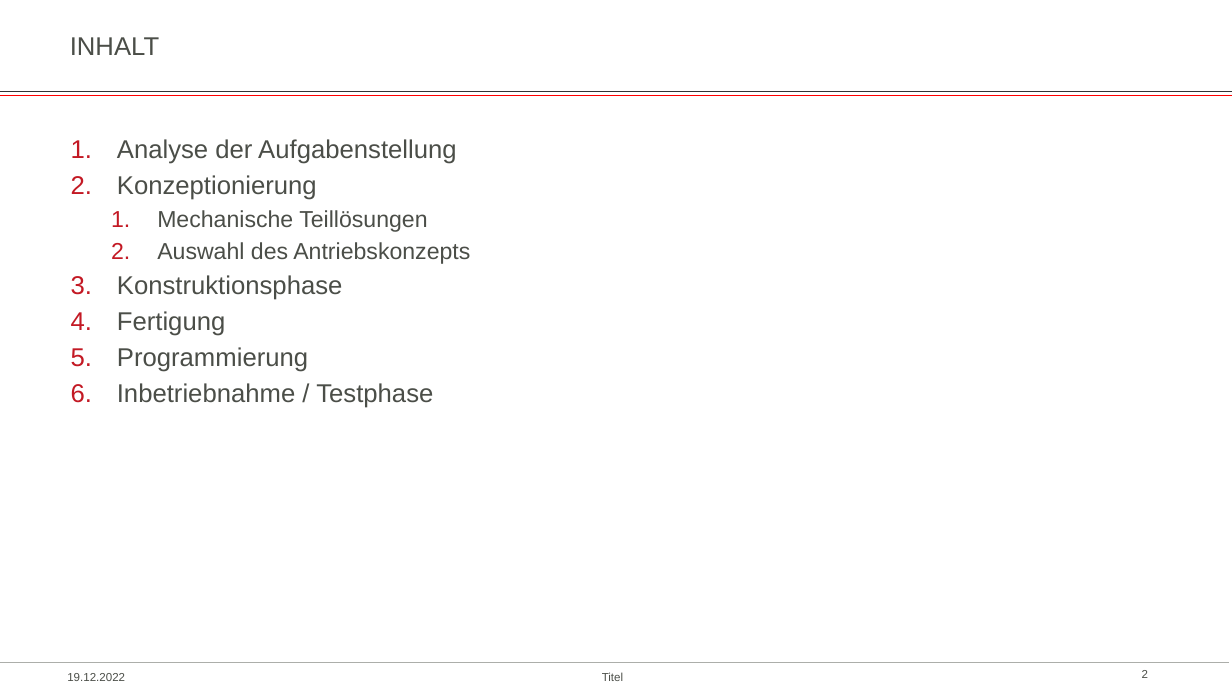
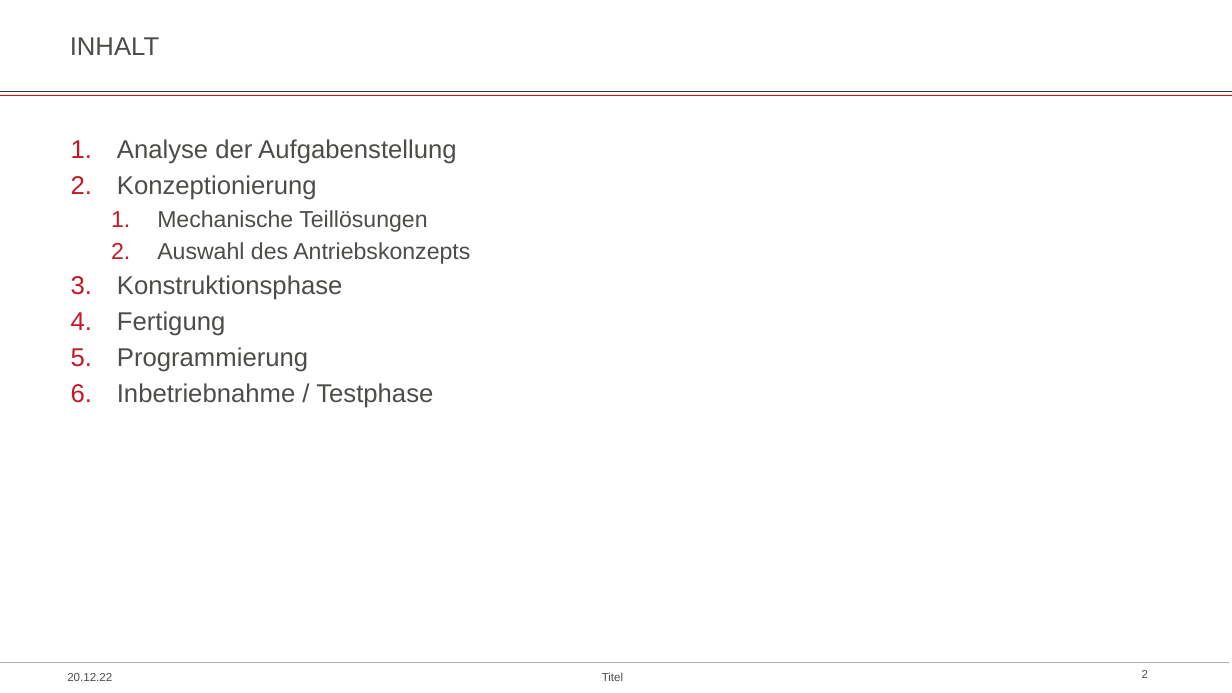
Before and after one commit to jamadir/Komplexlabor, a slide deck: slide 2 of Dokumentation/Präsentation Kugellabyrinth.pptx. Drawn at 1232x693 pixels with LibreOffice and Linux fonts; fonts in the diff are those of the drawing; background and template pictures are left out. Boxes give left, top, right and bottom in pixels: in the first picture for what was removed or moved away, otherwise in the second. Text is boxed around its words. In the diff, an @@ line names an element or a change of style, - is before the commit and + after.

```diff
--- a/Dokumentation/Präsentation Kugellabyrinth.pptx
+++ b/Dokumentation/Präsentation Kugellabyrinth.pptx
@@ text at <box>67,673,112,681</box>: text changed @@
-19.12.2022
+20.12.22
```
Also in this commit, not shown: 6 other slides changed, 3 slides added, 2 slides removed.
